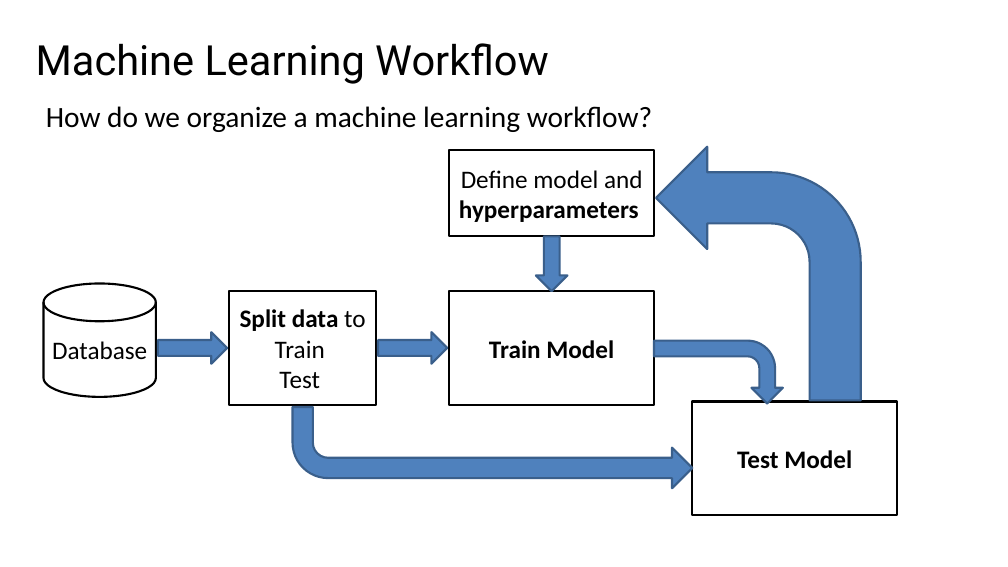
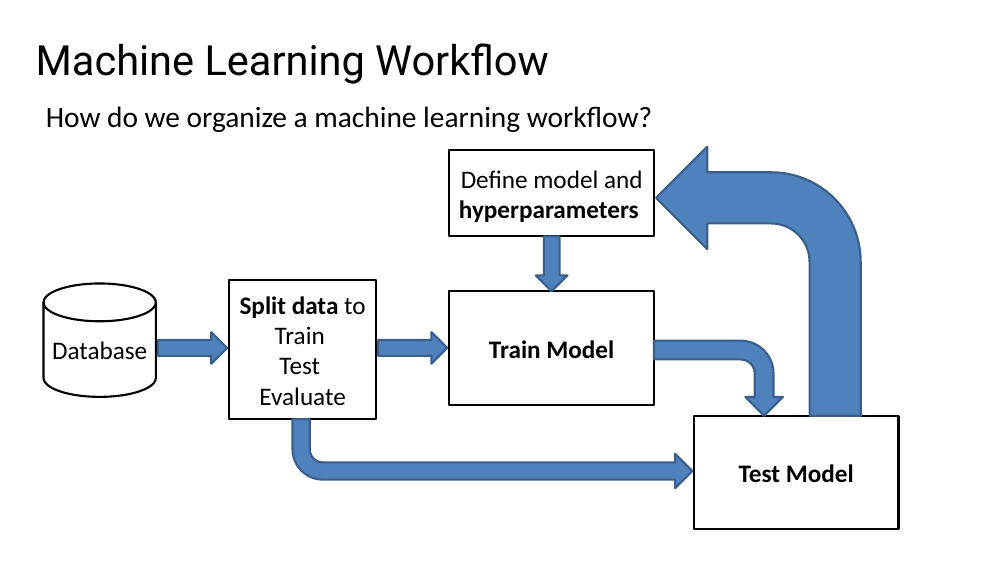
Before and after one commit to StephenElston/CSCI-E25, a slide deck: slide 23 of Slides/4_MachineLearningForCV.pptx. Drawn at 1008x567 pixels with LibreOffice and Linux fonts; fonts in the diff are those of the drawing. Boxes give left, top, right and bottom in pixels: in the first picture for what was removed or moved away, otherwise in the second. Text is boxed around its words. In the diff, an @@ line names an element or a change of style, - is before the commit and + after.

```diff
--- a/Slides/4_MachineLearningForCV.pptx
+++ b/Slides/4_MachineLearningForCV.pptx
@@ bent arrow resized from (x1=656, y1=147, x2=861, y2=401) to (x1=656, y1=147, x2=861, y2=416) @@
@@ rectangle "Split data to" resized from (x1=229, y1=291, x2=376, y2=405) to (x1=229, y1=281, x2=376, y2=420) @@
@@ bent arrow resized from (x1=654, y1=341, x2=783, y2=404) to (x1=654, y1=341, x2=783, y2=416) @@
@@ text in rectangle at (x1=259, y1=387, x2=345, y2=406): paragraph added @@
+Evaluate
@@ bent arrow resized from (x1=293, y1=407, x2=693, y2=488) to (x1=293, y1=419, x2=693, y2=488) @@
@@ rectangle "Test Model" moved from (x1=693, y1=402, x2=898, y2=515) to (x1=694, y1=416, x2=899, y2=529) @@
```
Also in this commit, not shown: 3 other slides changed, 1 slide added.
